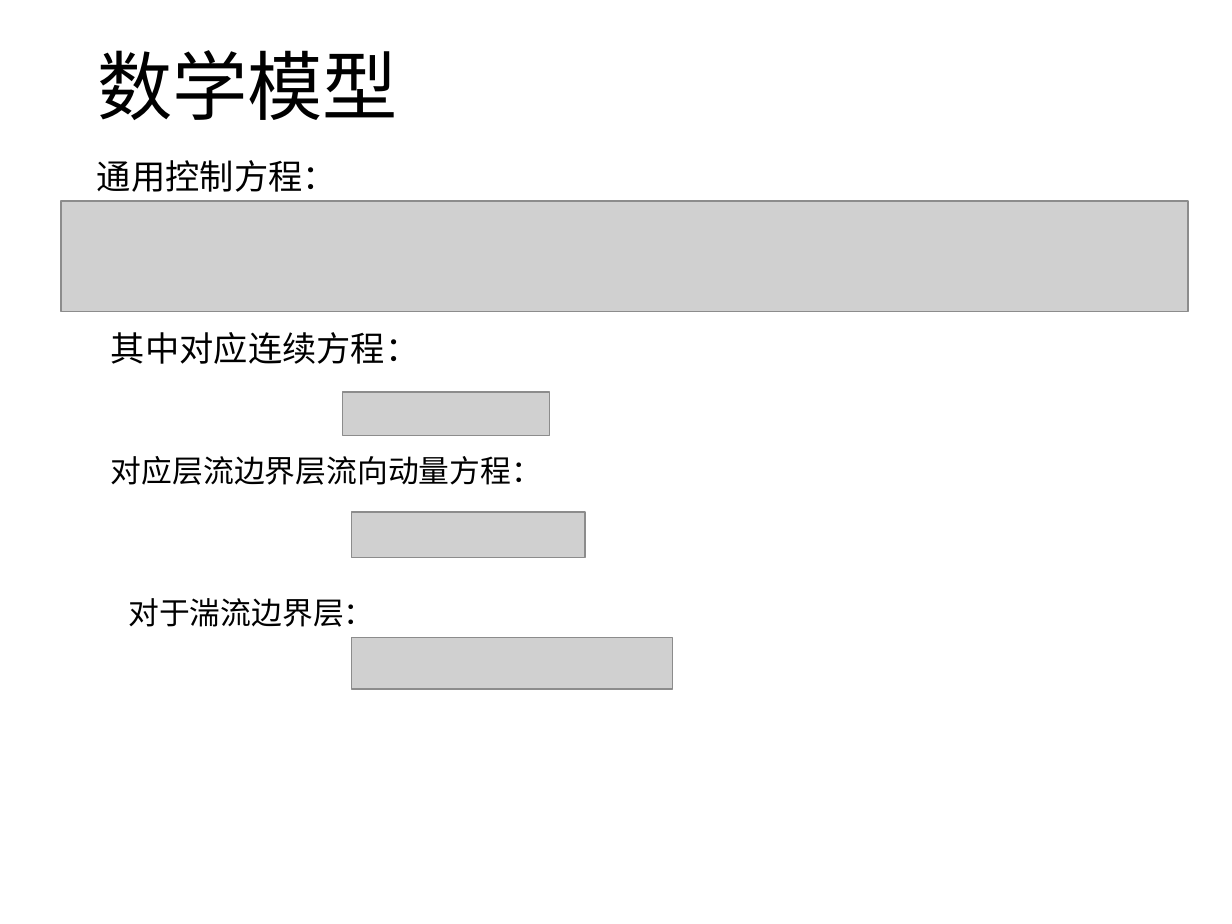
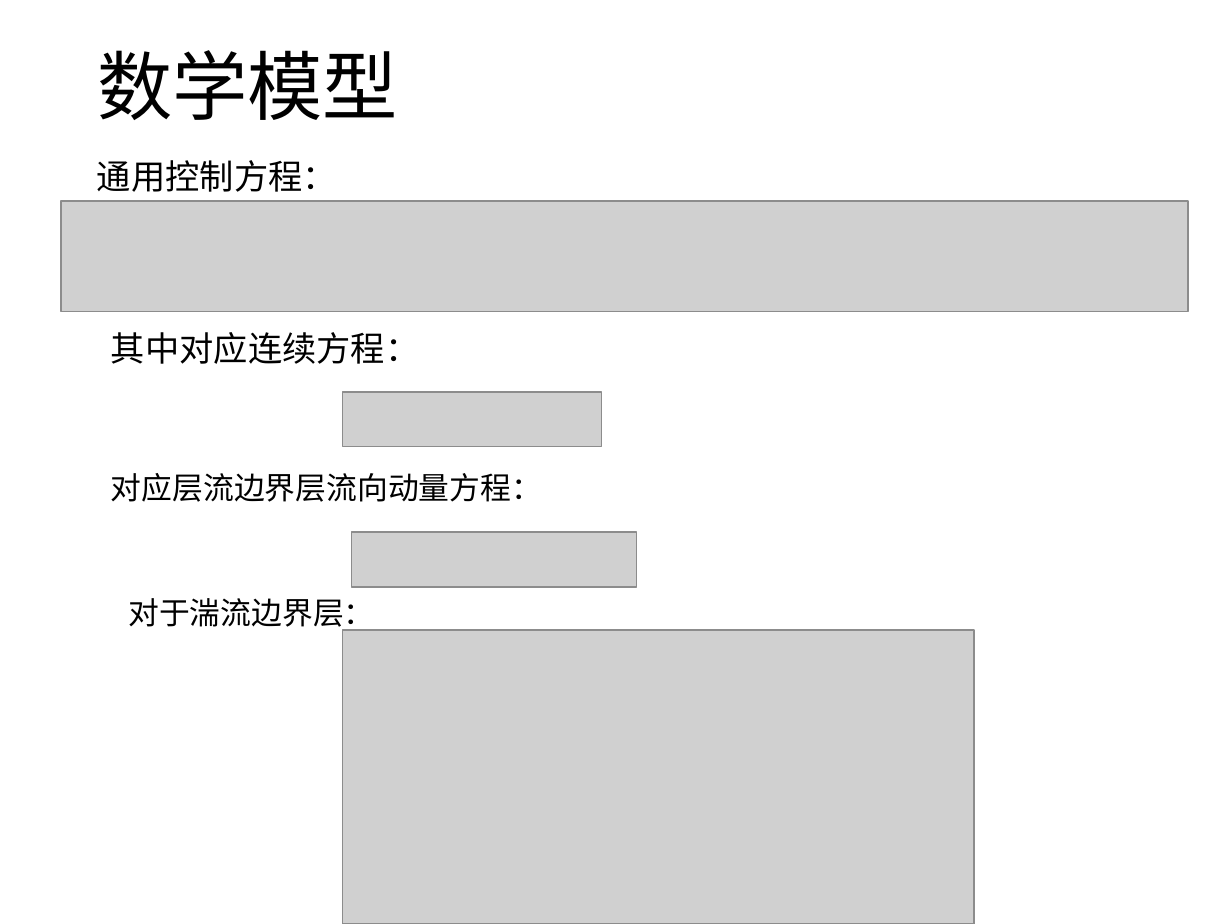
Before and after one commit to hohiroki/homework, a slide deck: slide 4 of NO1/NO1.pptx. Drawn at 1232x924 pixels with LibreOffice and Linux fonts; fonts in the diff are those of the drawing; grey boxes stand for pictures. Boxes give left, top, right and bottom in pixels: in the first picture for what was removed or moved away, otherwise in the second. Text is boxed around its words. In the diff, an @@ line names an element or a change of style, - is before the commit and + after.

```diff
--- a/NO1/NO1.pptx
+++ b/NO1/NO1.pptx
@@ picture: place and size @@
-picture at (342,392,549,435)
+picture at (342,392,601,446)
@@ text "对应层流边界层流向动量方程：": place and size @@
-text "对应层流边界层流向动量方程：" at (111,456,542,485)
+text "对应层流边界层流向动量方程：" at (111,473,542,502)
@@ picture: place and size @@
-picture at (351,513,585,558)
+picture at (351,532,636,588)
@@ picture added at (342,630,973,924) @@
@@ picture removed at (351,638,671,690) @@
```
Also in this commit, not shown: 7 other slides changed, 3 slides added, 3 other files.
